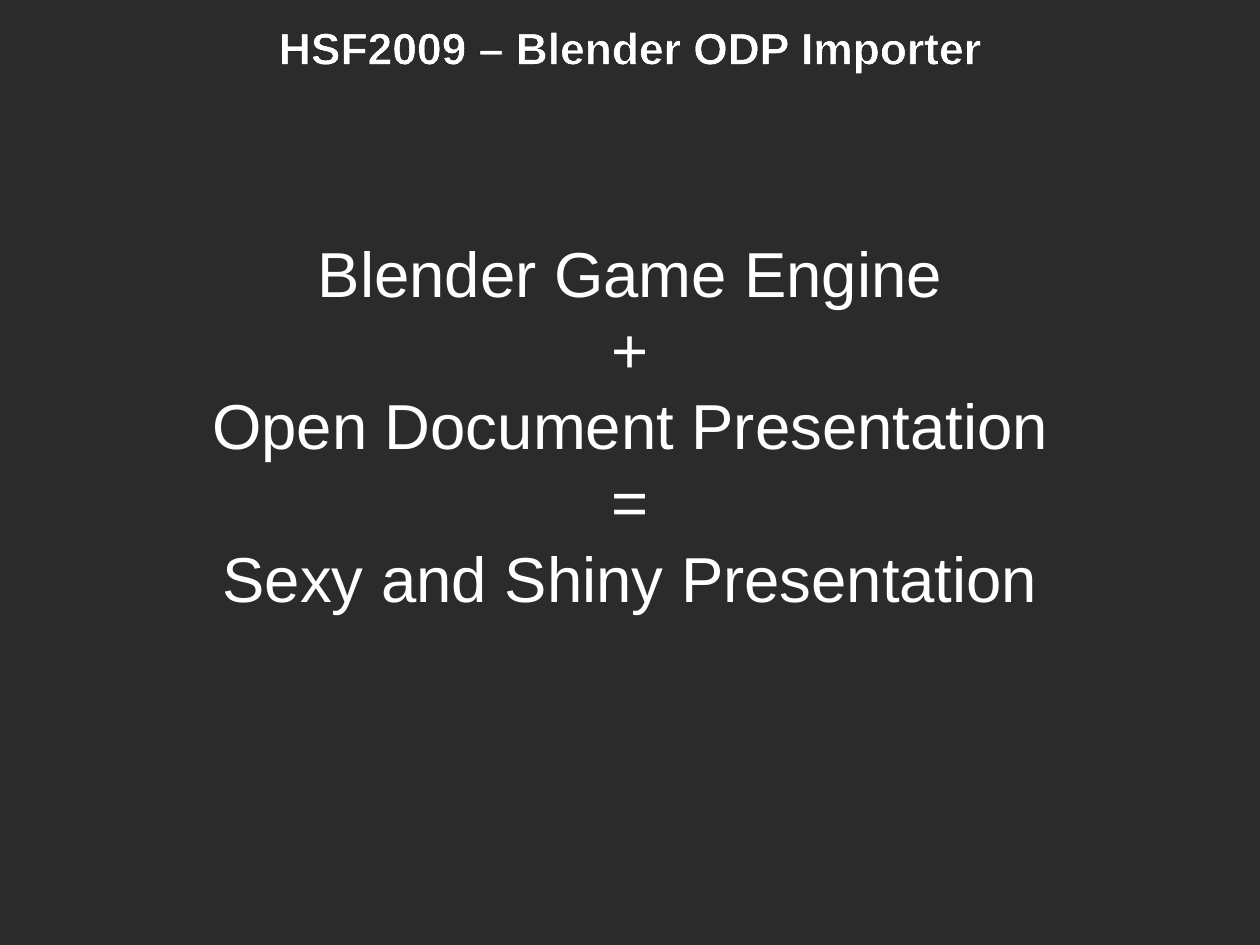
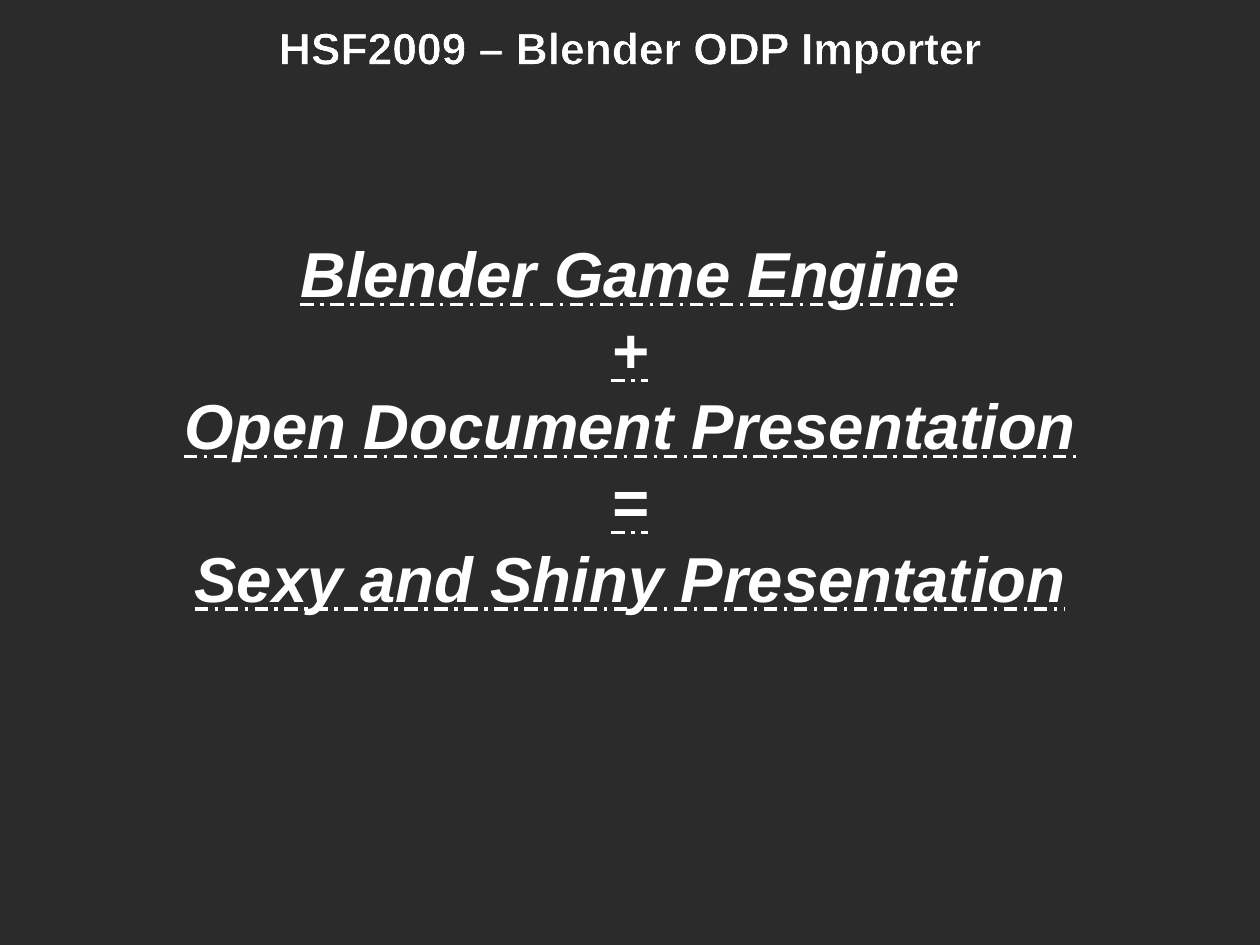
Before and after one commit to kiniou/blender-smooth-slides, a slide deck: slide 1 of import/doc/HSF2009.odp. Drawn at 1260x945 pixels with LibreOffice and Linux fonts; fonts in the diff are those of the drawing; background and template pictures are left out; a plain dark background stands for a picture behind light text. Boxes give left, top, right and bottom in pixels: in the first picture for what was removed or moved away, otherwise in the second. Text is boxed around its words. In the diff, an @@ line names an element or a change of style, - is before the commit and + after.

Commit message:
Road to get ODP Styles working (1)
    * found all styles in ODP and map them to text "properly"
    * add default black material to texts

```diff
--- a/import/doc/HSF2009.odp
+++ b/import/doc/HSF2009.odp
@@ subtitle "Blender Game Engine" at [184,251,1075,614]: bold on, italic on, underline on @@
```
Also in this commit, not shown: 3 other files.
